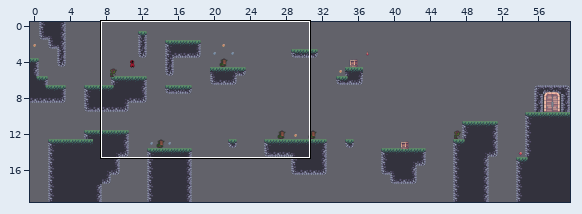
Two versions of a level (Tiled map, data/levels/0.tmx). Above, an overview of the earlier version with the close-up marked.
Close-up. As it was:
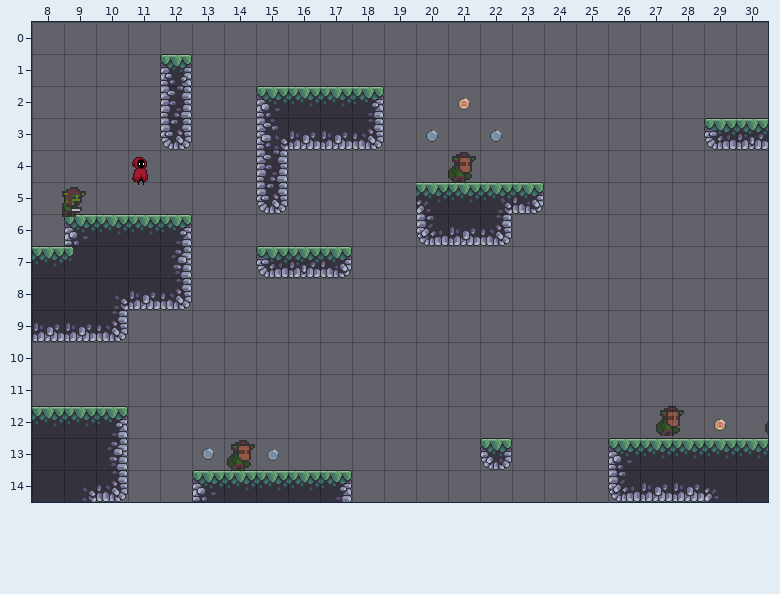
Cells are 64x64 px. Shown: x 8..30, y 0..14.
After the commit:
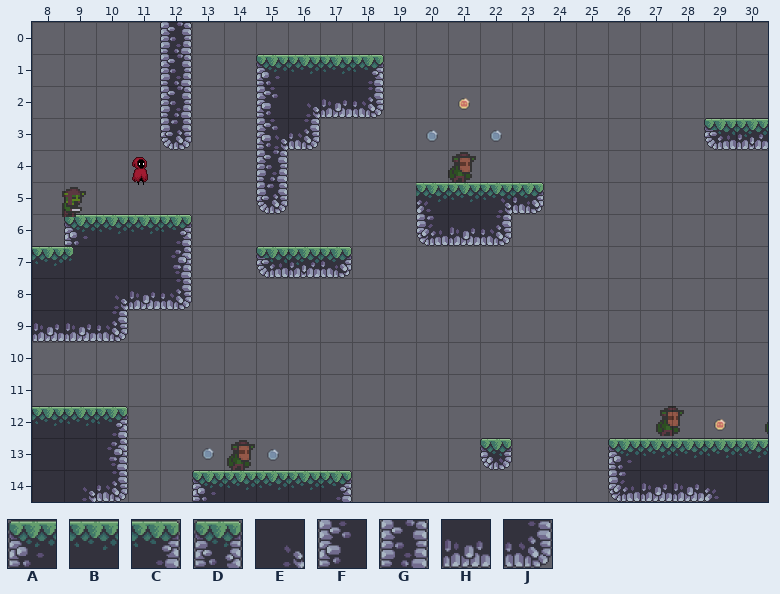
Key: from "outside": A 0, B 1, C 2, D 3, E 4, F 12, G 15, H 25, J 26.
_ is an empty cell.
Tiles replaced or removed in this view: A, B, C, D, H, J.
What changed:
Changed rows in their new state; . is an unchanged cell.
Layer "terrain":
first column x 12:
 0 G......
 1 G..ABBC
 2 ...FEHJ
 3 ....J__
